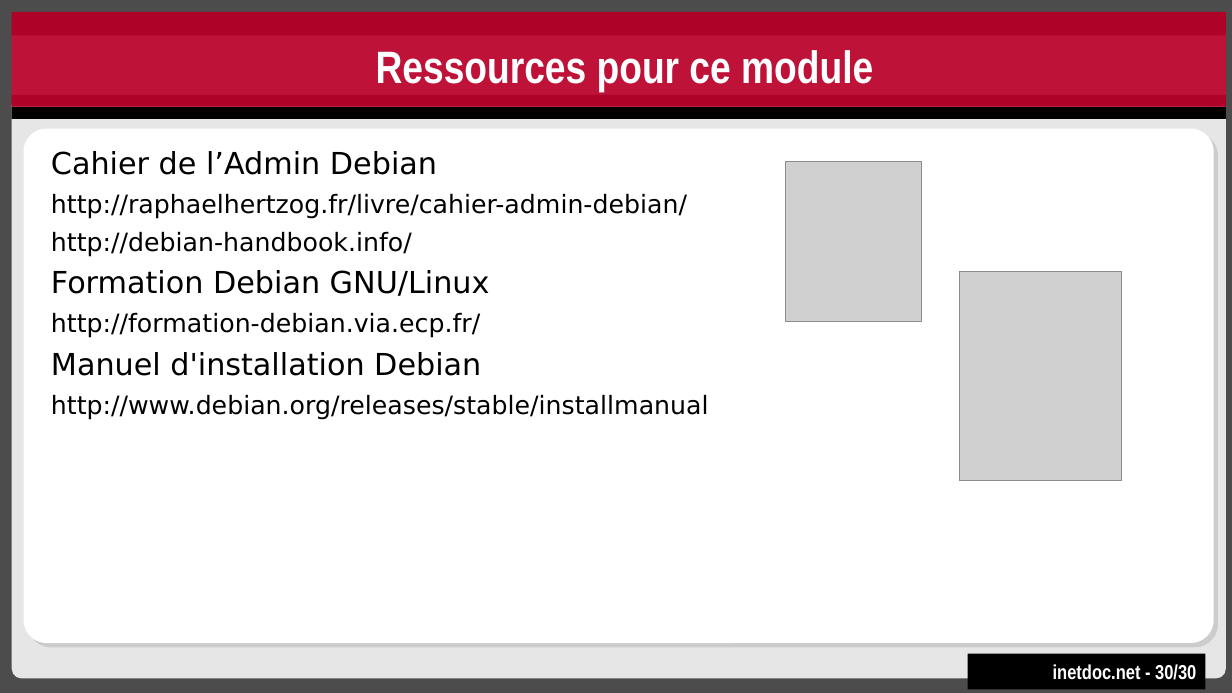
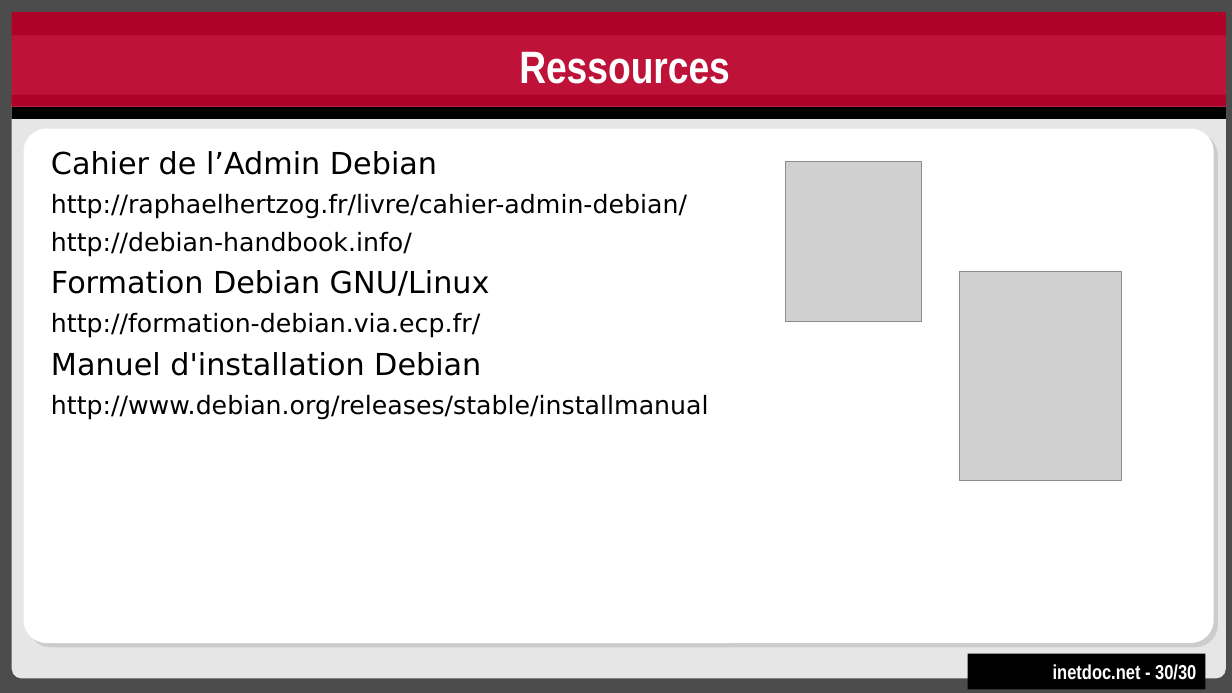
Before and after one commit to platu/inetdoc, a slide deck: slide 30 of presentations/sysadm-base-2/sysadm-base-2.odp. Drawn at 1232x693 pixels with LibreOffice and Linux fonts; fonts in the diff are those of the drawing; grey boxes stand for pictures. Boxes give left, top, right and bottom in pixels: in the first picture for what was removed or moved away, otherwise in the second. Text is boxed around its words. In the diff, an @@ line names an element or a change of style, - is before the commit and + after.

```diff
--- a/presentations/sysadm-base-2/sysadm-base-2.odp
+++ b/presentations/sysadm-base-2/sysadm-base-2.odp
@@ text in rectangle at (x1=519, y1=51, x2=730, y2=84): text changed @@
-Ressources pour ce module
+Ressources
```
Also in this commit, not shown: 2 other slides changed, 10 other files.
